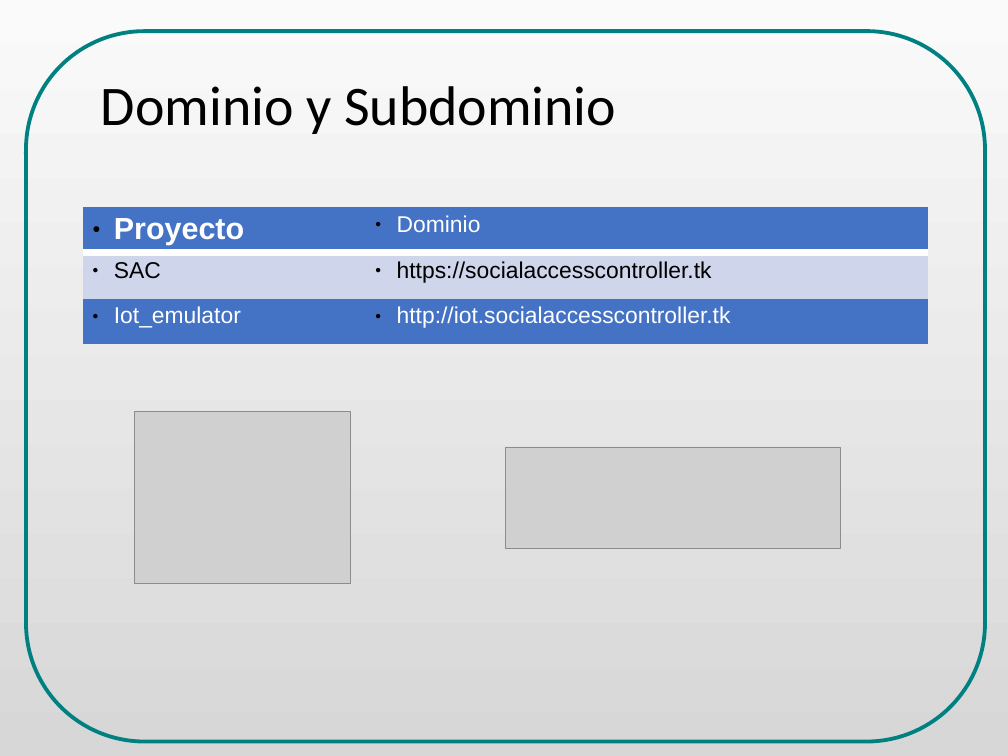
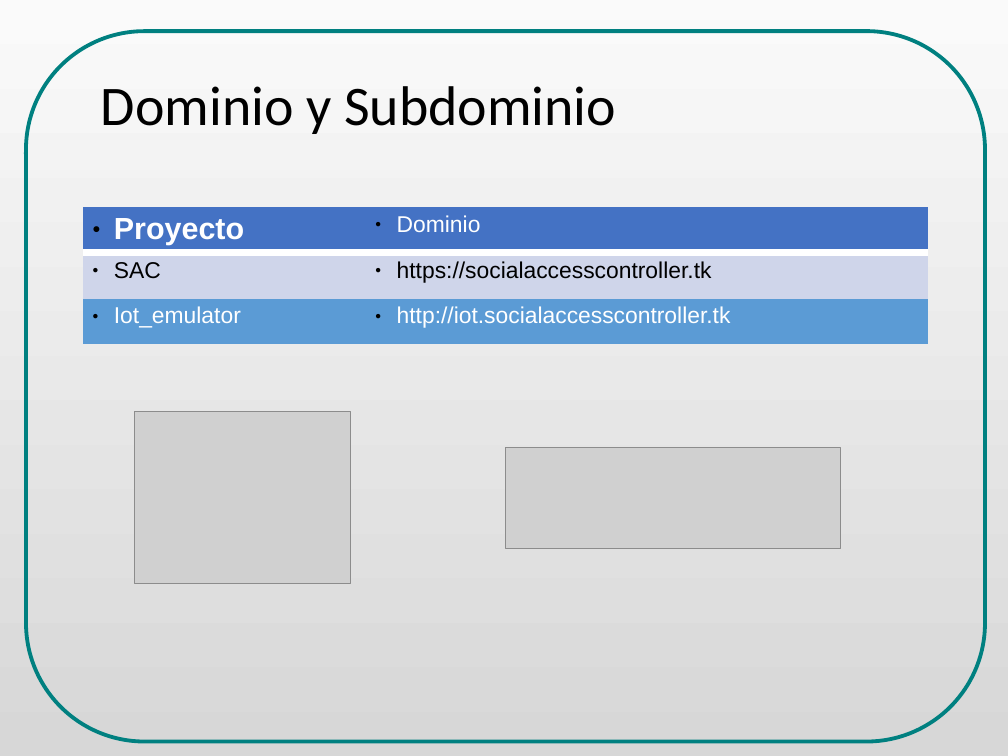
Before and after one commit to danielsalgadop/sac, a slide deck: slide 22 of docs/presentation/social_access_controller_ODP_final.odp. Drawn at 1008x756 pixels with LibreOffice and Linux fonts; fonts in the diff are those of the drawing; grey boxes stand for pictures. Boxes give left, top, right and bottom in pixels: in the first picture for what was removed or moved away, otherwise in the second. Text is boxed around its words. In the diff, an @@ line names an element or a change of style, - is before the commit and + after.

```diff
--- a/docs/presentation/social_access_controller_ODP_final.odp
+++ b/docs/presentation/social_access_controller_ODP_final.odp
@@ table at [83,207,928,332] @@
@@ fill #4472C4 to #5B9BD5 in row 3 @@
```
Also in this commit, not shown: 5 other slides changed, 1 slide added, 1 slide removed.
